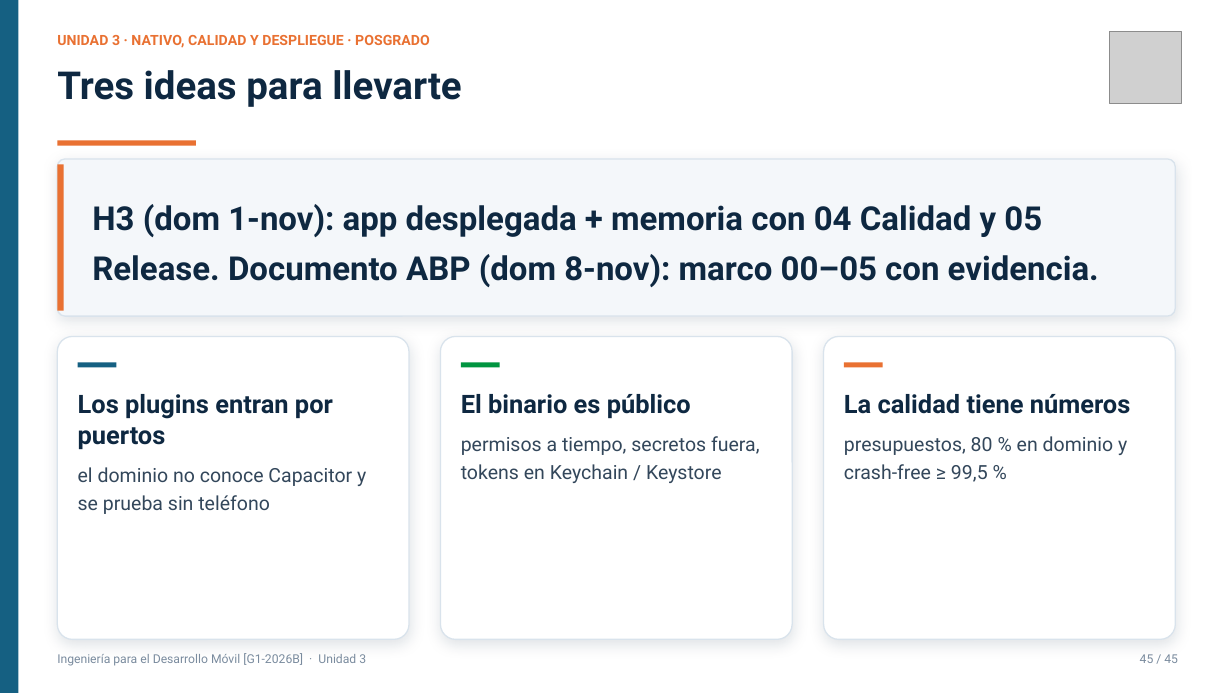
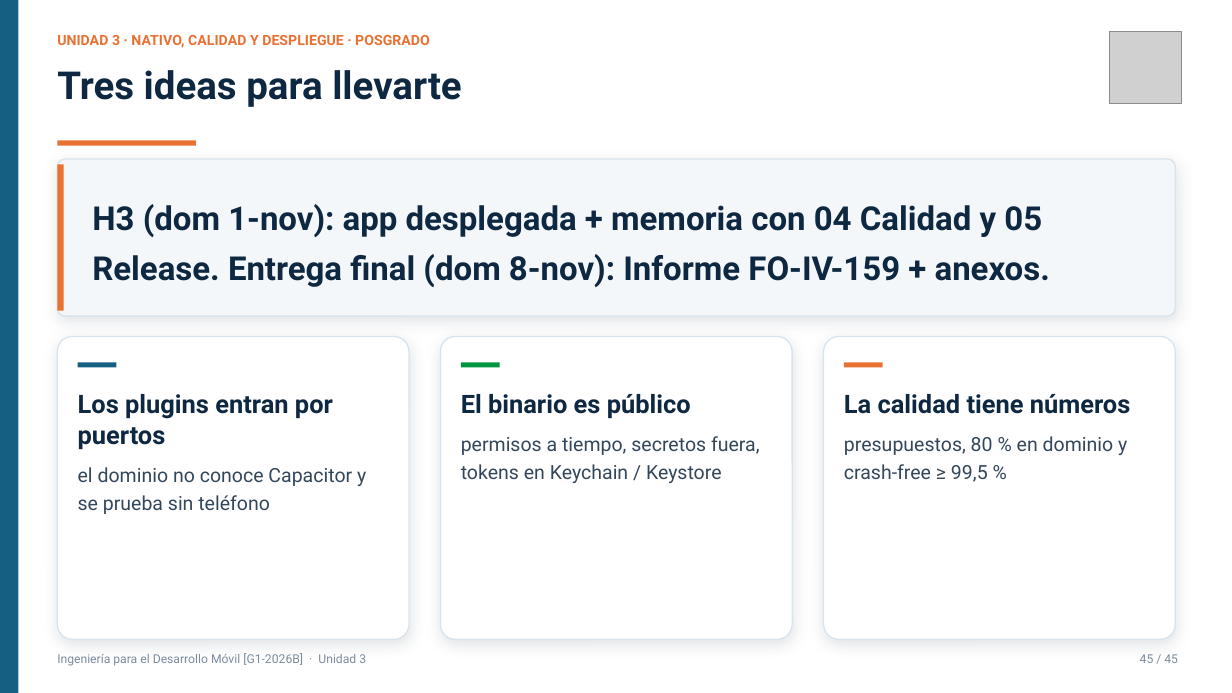
Before and after one commit to code-corhuila/ova-web, a slide deck: slide 54 of 2026-B/ingenieria-desarrollo-movil/unidad-03/slides/unidad03calidad-release.pptx. Drawn at 1232x693 pixels with LibreOffice and Linux fonts; fonts in the diff are those of the drawing; grey boxes stand for pictures. Boxes give left, top, right and bottom in pixels: in the first picture for what was removed or moved away, otherwise in the second. Text is boxed around its words. In the diff, an @@ line names an element or a change of style, - is before the commit and + after.

```diff
--- a/2026-B/ingenieria-desarrollo-movil/unidad-03/slides/unidad03calidad-release.pptx
+++ b/2026-B/ingenieria-desarrollo-movil/unidad-03/slides/unidad03calidad-release.pptx
@@ text at (x1=92, y1=204, x2=1050, y2=287): text changed @@
-H3 (dom 1-nov): app desplegada + memoria con 04 Calidad y 05 Release. Documento ABP (dom 8-nov): marco 00–05 con evidencia.
+H3 (dom 1-nov): app desplegada + memoria con 04 Calidad y 05 Release. Entrega final (dom 8-nov): Informe FO-IV-159 + anexos.
```
Also in this commit, not shown: 3 other slides changed, 46 other files.
